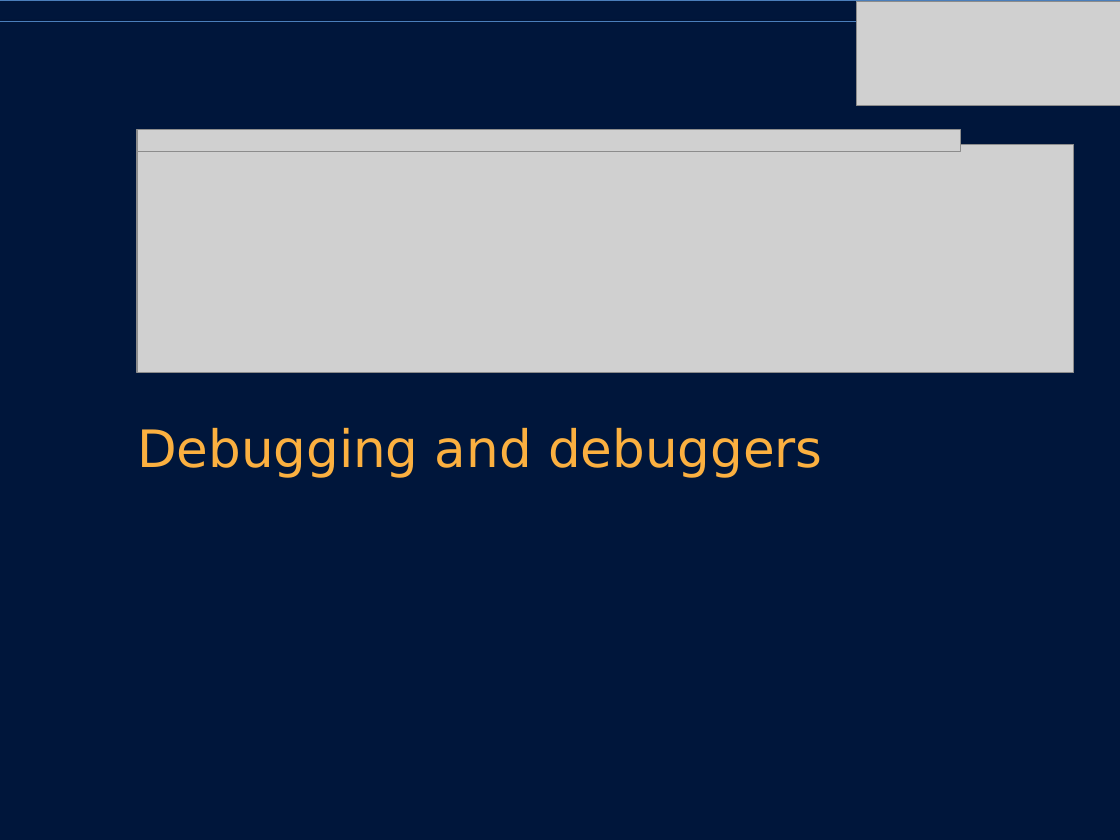
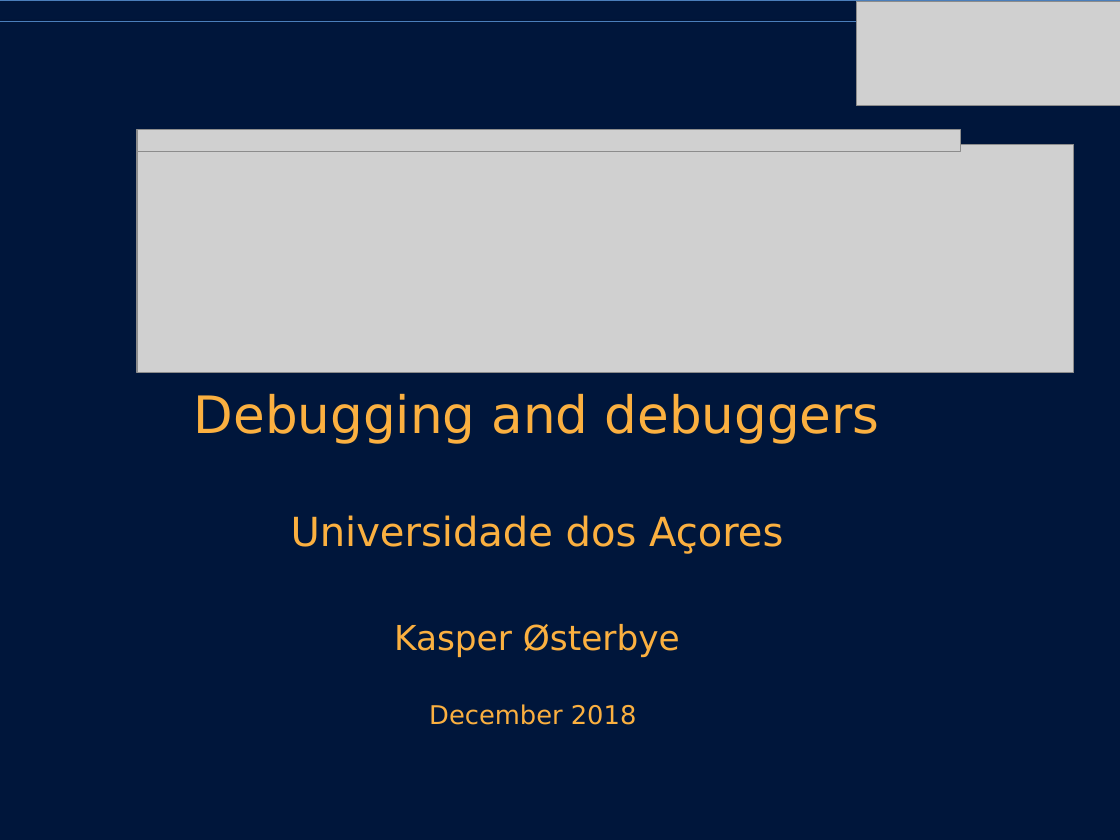
Before and after one commit to KasperAtAzores/0_Debugging, a slide deck: slide 1 of Slides.pptx. Drawn at 1120x840 pixels with LibreOffice and Linux fonts; fonts in the diff are those of the drawing; grey boxes stand for pictures; background and template pictures are left out. Boxes give left, top, right and bottom in pixels: in the first picture for what was removed or moved away, otherwise in the second. Text is boxed around its words. In the diff, an @@ line names an element or a change of style, - is before the commit and + after.

```diff
--- a/Slides.pptx
+++ b/Slides.pptx
@@ text "Debugging and debuggers" at (194, 393, 880, 725): vertical alignment middle to top @@
@@ text at (194, 393, 880, 444): alignment left to centre @@
@@ text at (291, 515, 783, 725): paragraphs added @@
+Universidade dos Açores
+Kasper Østerbye
+December 2018
```
Also in this commit, not shown: 1 slide added, 1 other file.
